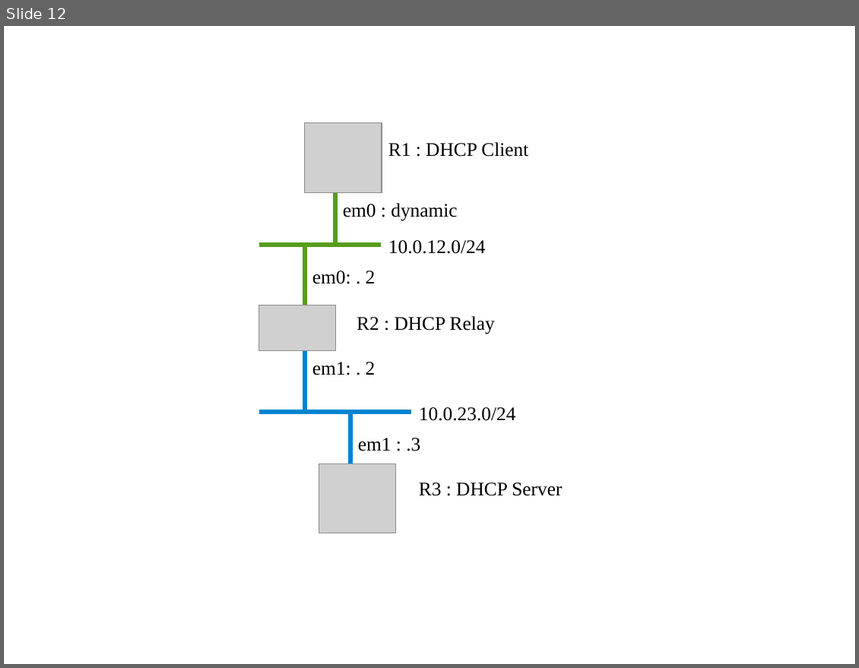
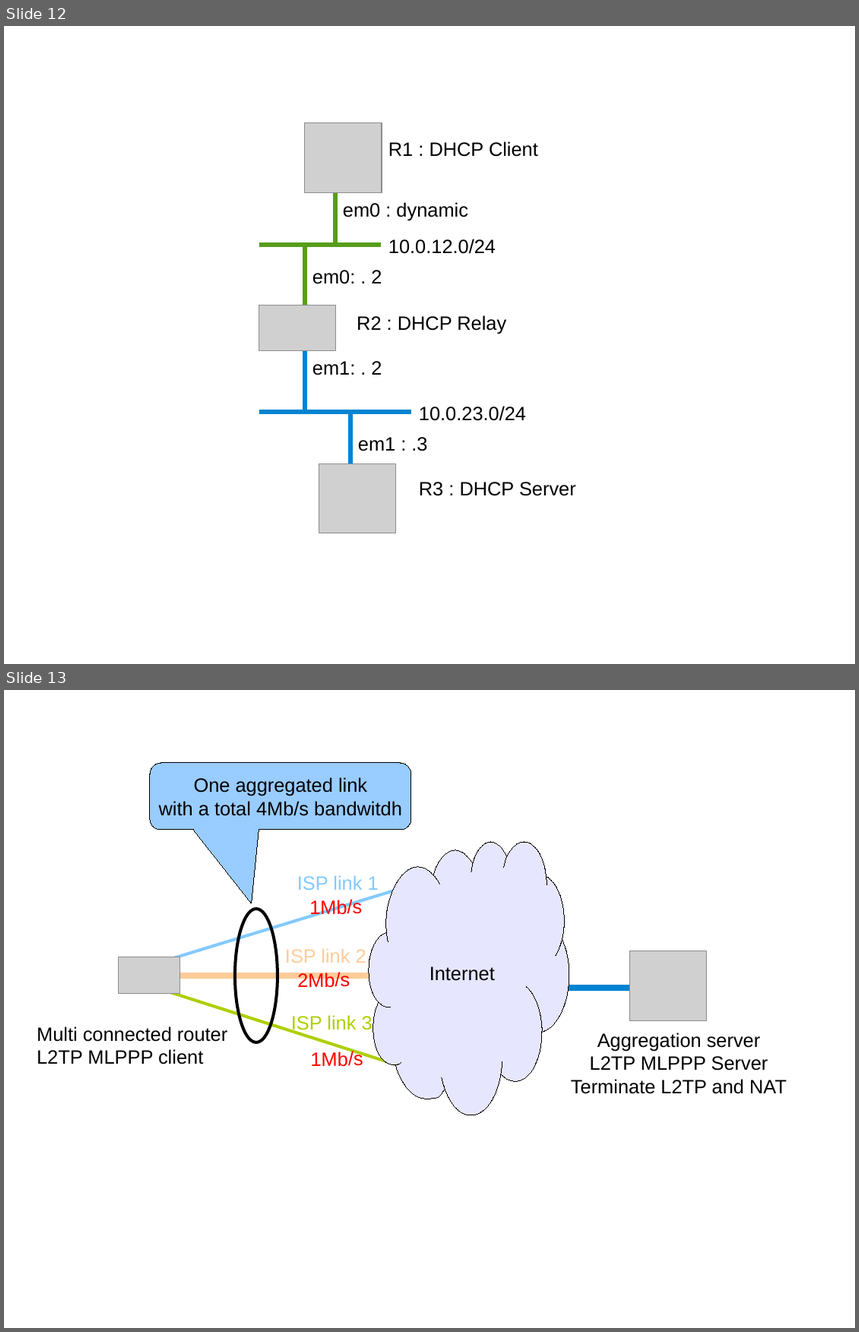
Before and after one commit to ocochard/BSDRP, a slide deck: trunk/docs/labs.examples.odp. Shown one above the other, each under a label of ours: slide 12 before the commit, slides 12 and 13 after it. The pictures are 859x668 and 859x1332 pixels, drawn with LibreOffice and Linux fonts; fonts in the diff are those of the drawing; grey boxes stand for pictures. Boxes give left, top, right and bottom in pixels: in the first picture for what was removed or moved away, otherwise in the second. Text is boxed around its words. In the diff, an @@ line names an element or a change of style, - is before the commit and + after.

```diff
--- a/trunk/docs/labs.examples.odp
+++ b/trunk/docs/labs.examples.odp
@@ slide 13 added at (4,690,855,1328), background #FFFFFF @@
@@ rounded speech box added at (150,763,412,830), fill #99CCFF, outline #000000 0 pt, 18 pt, text #000000 @@
+One aggregated link
+with a total 4Mb/s bandwitdh
@@ freeform shape added at (369,842,569,1116), fill #E6E6FF, outline #000000 0 pt, 18 pt, text #000000 @@
+Internet
@@ line added from (455, 872) to (156, 964), #83CAFF 2.83 pt @@
@@ text added at (297,875,379,894), 18 pt, text #83CAFF @@
+ISP link 1
@@ ellipse added at (235,909,278,1042), outline #000000 2.83 pt @@
@@ text added at (310,899,362,918), 18 pt, text #FF0000 @@
+1Mb/s
@@ picture added at (118,958,180,993) @@
@@ text added at (285,948,367,963), 18 pt, text #FFCC99 @@
+ISP link 2
@@ picture added at (630,952,707,1021) @@
@@ line added from (436, 976) to (152, 976), #FFCC99 5.67 pt @@
@@ text added at (297,972,350,987), 18 pt, text #FF0000 @@
+2Mb/s
@@ line added from (461, 1085) to (156, 988), #AECF00 2.83 pt @@
@@ line added from (652, 988) to (545, 988), #0084D1 5.67 pt @@
@@ text added at (37,1027,227,1065), 18 pt, text #000000 @@
+Multi connected router
+L2TP MLPPP client
@@ text added at (291,1015,373,1034), 18 pt, text #AECF00 @@
+ISP link 3
@@ text added at (311,1050,363,1066), 18 pt, text #FF0000 @@
+1Mb/s
@@ text added at (571,1033,787,1094), 18 pt, text #000000 @@
+Aggregation server
+L2TP MLPPP Server
+Terminate L2TP and NAT
@@ slide 12 changed as well @@
@@ font Times New Roman to Arial in 9 elements at (389,142,538,157), (357,316,506,334), (419,482,576,496), (343,202,468,221), (358,437,427,452), (313,361,382,376), (313,270,382,284), (389,239,496,254), (419,406,526,421) @@
```
Also in this commit, not shown: 16 other slides changed, 3 other slides added, 2 slides removed, 1 other file.
